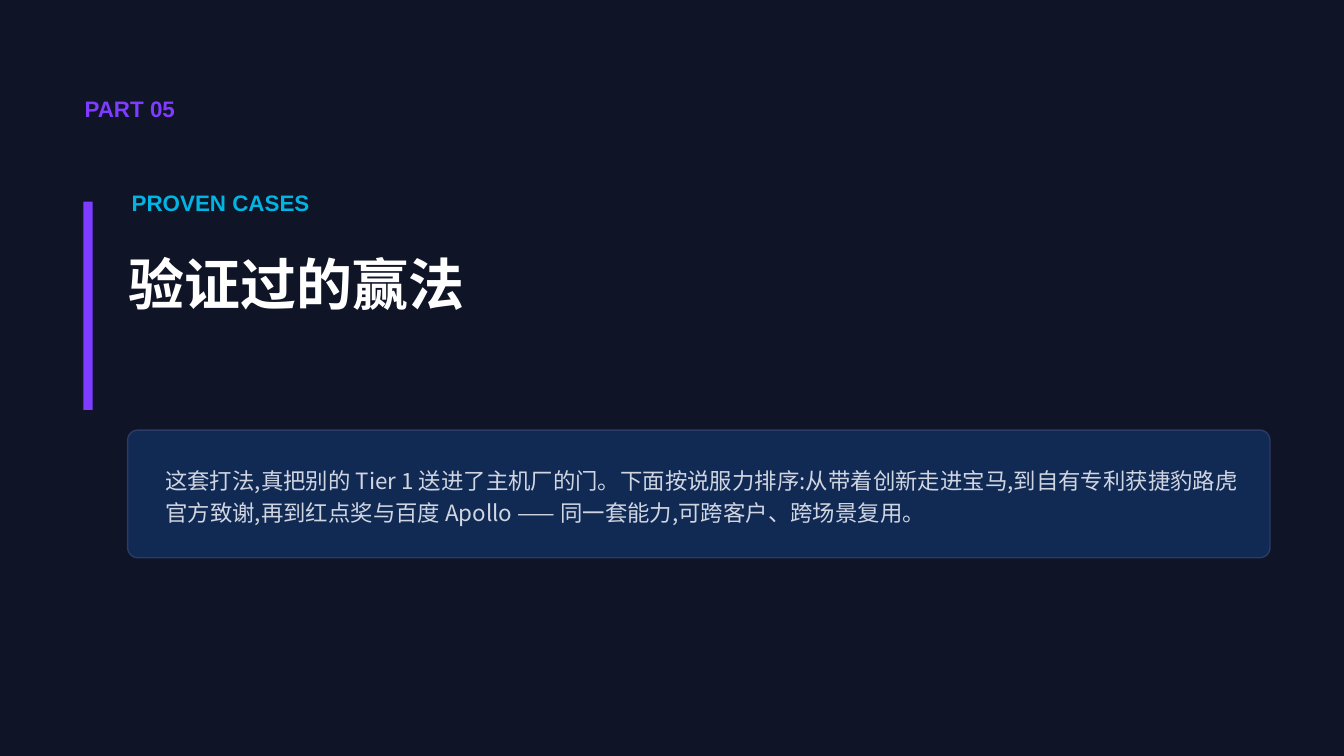
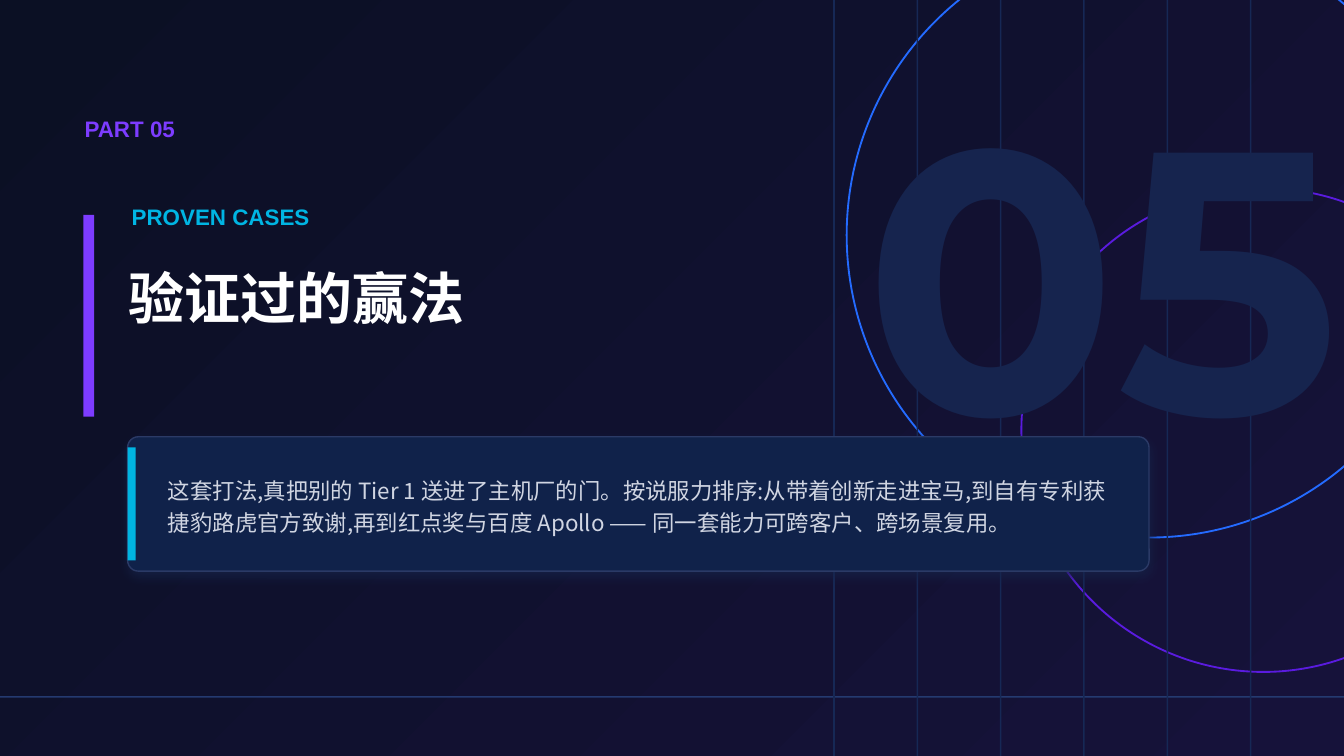
Before and after one commit to JOMECDESIGN/sales-proposal, a slide deck: slide 22 of NICE-智能座舱-售前方案-master-V2.pptx. Drawn at 1344x756 pixels with LibreOffice and Linux fonts; fonts in the diff are those of the drawing. Boxes give left, top, right and bottom in pixels: in the first picture for what was removed or moved away, otherwise in the second. Text is boxed around its words. In the diff, an @@ line names an element or a change of style, - is before the commit and + after.

```diff
--- a/NICE-智能座舱-售前方案-master-V2.pptx
+++ b/NICE-智能座舱-售前方案-master-V2.pptx
@@ rectangle at bbox=[0, 0, 1344, 755]: fill #0F1426 to gradient #0B1024 to #16123A @@
@@ rectangle added at bbox=[833, 0, 835, 755], fill #162855 @@
@@ ellipse added at bbox=[847, 0, 1344, 538], outline #246BFF 1 pt @@
@@ rectangle added at bbox=[917, 0, 918, 755], fill #162855 @@
@@ rectangle added at bbox=[1000, 0, 1001, 755], fill #162855 @@
@@ rectangle added at bbox=[1083, 0, 1085, 755], fill #162855 @@
@@ rectangle added at bbox=[1167, 0, 1168, 755], fill #162855 @@
@@ rectangle added at bbox=[1250, 0, 1251, 755], fill #162855 @@
@@ text added at bbox=[864, 52, 1340, 499], 200 pt, text #16244E, bold @@
+05
@@ text "PART 05": place and size @@
-text "PART 05" at bbox=[85, 101, 175, 118]
+text "PART 05" at bbox=[85, 121, 175, 138]
@@ text "PROVEN CASES": place and size @@
-text "PROVEN CASES" at bbox=[132, 195, 309, 211]
+text "PROVEN CASES" at bbox=[132, 209, 309, 225]
@@ ellipse added at bbox=[1021, 188, 1344, 672], outline #5A1BDF 1 pt @@
@@ rectangle: place and size @@
-rectangle at bbox=[83, 202, 93, 410]
+rectangle at bbox=[83, 215, 94, 417]
@@ text "验证过的赢法": place and size @@
-text "验证过的赢法" at bbox=[129, 257, 465, 310]
+text "验证过的赢法" at bbox=[129, 271, 465, 324]
@@ rounded rectangle: place and size @@
-rounded rectangle at bbox=[128, 430, 1270, 558]
+rounded rectangle at bbox=[128, 437, 1149, 571]
@@ rounded rectangle at bbox=[128, 437, 1149, 571]: fill #112A54 to #10224A; shadow on @@
@@ rectangle added at bbox=[128, 448, 136, 560], fill #00B5E3 @@
@@ text at bbox=[168, 480, 1106, 536]: text changed @@
-这套打法,真把别的 Tier 1 送进了主机厂的门。下面按说服力排序:从带着创新走进宝马,到自有专利获捷豹路虎官方致谢,再到红点奖与百度 Apollo —— 同一套能力,可跨客户、跨场景复用。
+这套打法,真把别的 Tier 1 送进了主机厂的门。按说服力排序:从带着创新走进宝马,到自有专利获捷豹路虎官方致谢,再到红点奖与百度 Apollo —— 同一套能力可跨客户、跨场景复用。
@@ rectangle added at bbox=[0, 696, 1344, 698], fill #243A70 @@
```
Also in this commit, not shown: 28 other slides changed, 1 other file.
